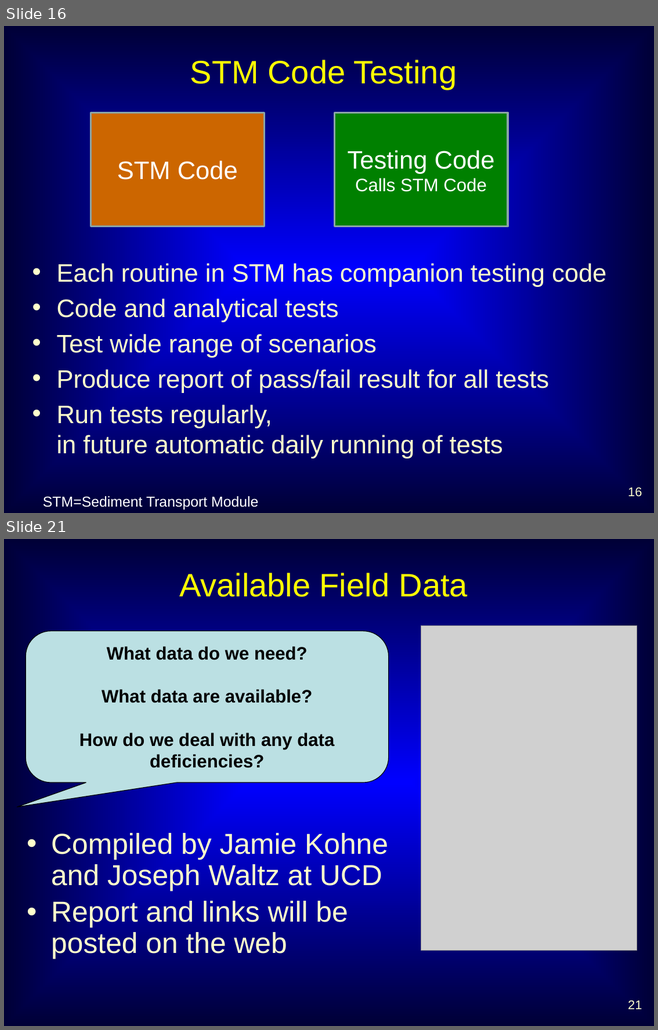
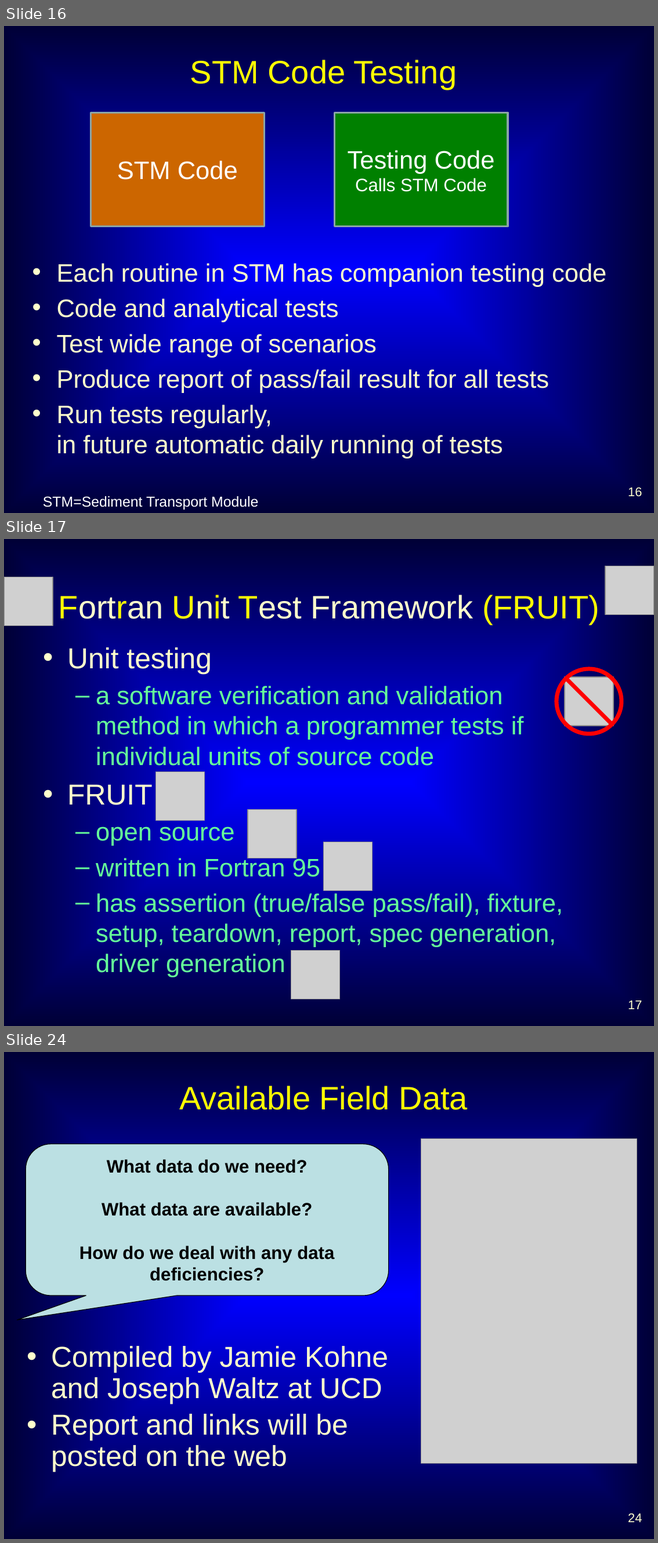
Before and after one commit to dwr-psandhu/dsm2-stm, a slide deck: stm/documents/TAC/Jan10/STM_TAC_Jan10_jamiea.pptx. Shown one above the other, each under a label of ours: slides 16 and 21 before the commit, slides 16, 17 and 24 after it; the slides between them are not shown. The pictures are 658x1030 and 658x1543 pixels, drawn with LibreOffice and Linux fonts; fonts in the diff are those of the drawing; grey boxes stand for pictures. Boxes give left, top, right and bottom in pixels: in the first picture for what was removed or moved away, otherwise in the second. Text is boxed around its words. In the diff, an @@ line names an element or a change of style, - is before the commit and + after.

```diff
--- a/stm/documents/TAC/Jan10/STM_TAC_Jan10_jamiea.pptx
+++ b/stm/documents/TAC/Jan10/STM_TAC_Jan10_jamiea.pptx
@@ slide 17 added at box(4, 539, 654, 1026), background gradient #0000FF to #000036 @@
@@ picture added at box(605, 566, 654, 615) @@
@@ picture added at box(4, 577, 53, 625) @@
@@ title added at box(59, 595, 599, 624), 36 pt, text #FFFFCC @@
+Fortran Unit Test Framework (FRUIT)
@@ text added at box(67, 647, 563, 947), 28 pt, text #66FF99 @@
+• Unit testing
+  – a software verification and validation method in which a programmer tests if individual units of source code
+• FRUIT
+  – open source
+  – written in Fortran 95
+  – has assertion (true/false pass/fail), fixture, setup, teardown, report, spec generation, driver generation
@@ ellipse added at box(556, 669, 621, 734), outline #FF0000 4.5 pt @@
@@ picture added at box(564, 676, 612, 725) @@
@@ line added from (566, 679) to (611, 724), #FF0000 4.5 pt @@
@@ picture added at box(155, 772, 204, 820) @@
@@ picture added at box(248, 810, 296, 859) @@
@@ picture added at box(324, 842, 372, 891) @@
@@ picture added at box(291, 950, 340, 999) @@
@@ page number added at box(628, 1001, 641, 1009), 14 pt, text #FFFFCC @@
+17
@@ what was slide 21 is now slide 24 @@
@@ page number at box(628, 1513, 641, 1522): text changed @@
-21
+24
```
Also in this commit, not shown: 9 slides changed, 2 other slides added.
